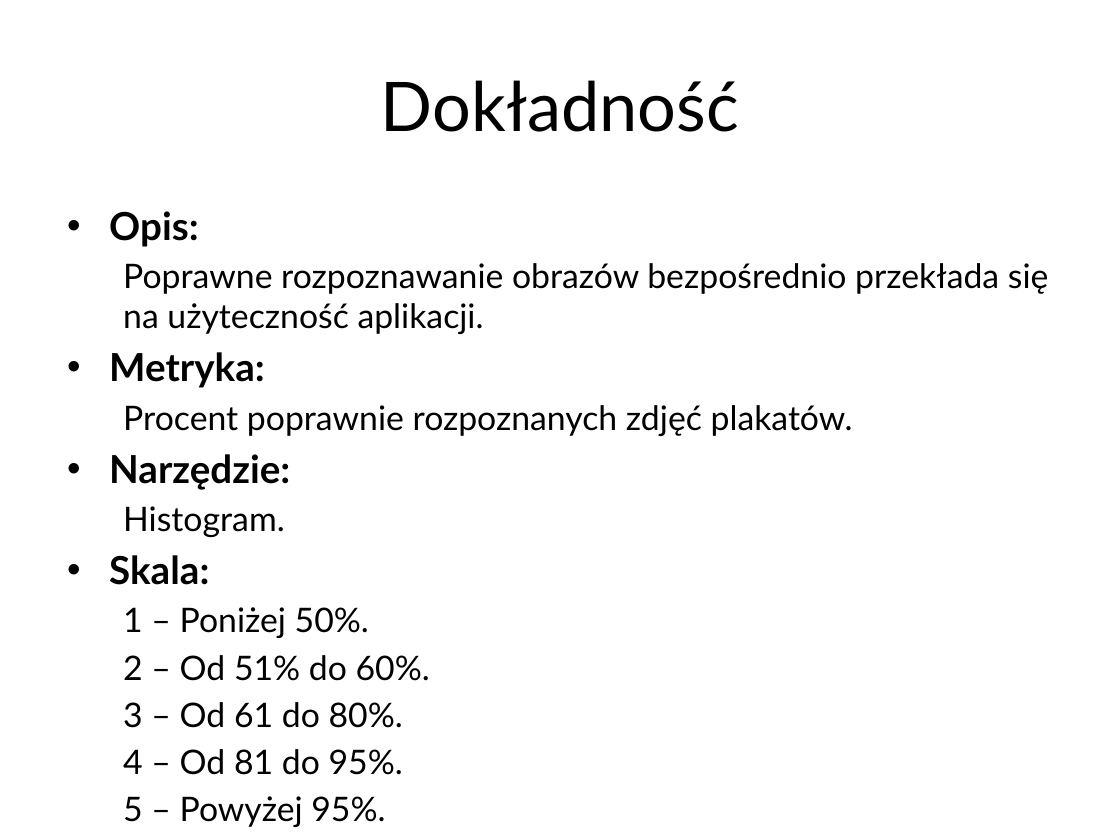
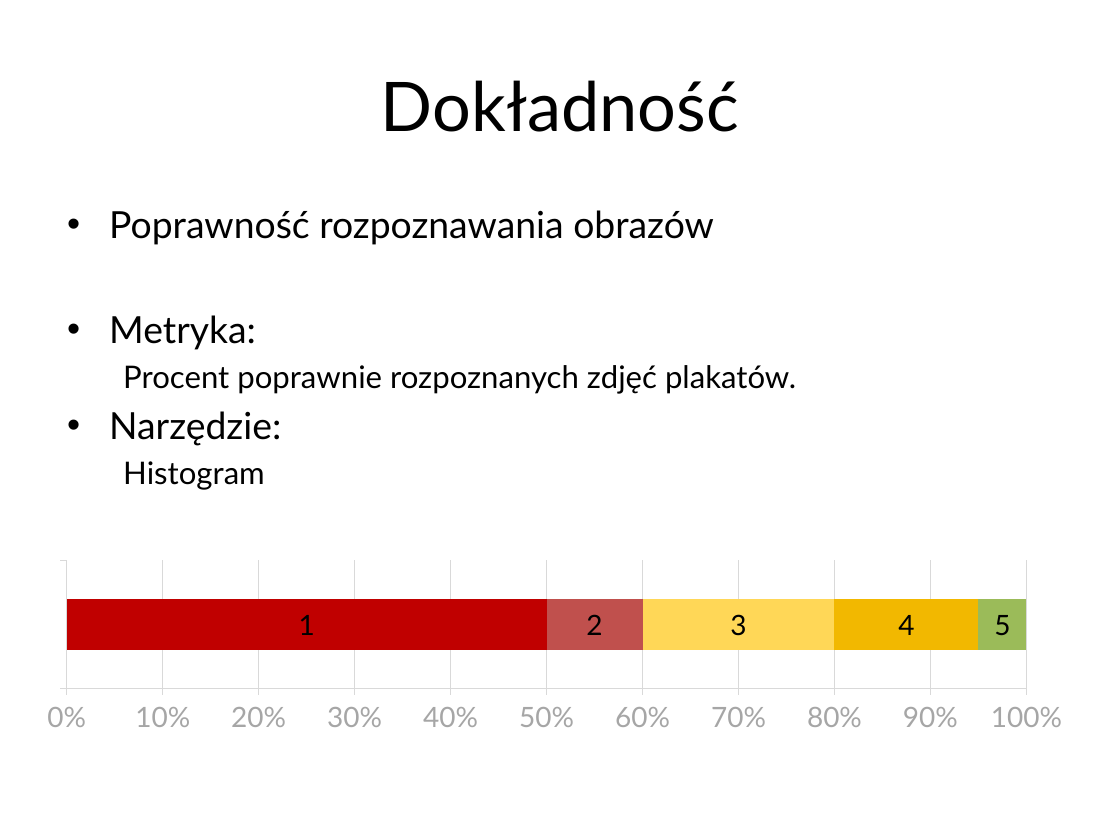
Before and after one commit to student-tomasz/ppit-prowadzenie-concerto, a slide deck: slide 59 of Obrona/Prezentacja.pptx. Drawn at 1120x840 pixels with LibreOffice and Linux fonts; fonts in the diff are those of the drawing; background and template pictures are left out. Boxes give left, top, right and bottom in pixels: in the first picture for what was removed or moved away, otherwise in the second. Text is boxed around its words. In the diff, an @@ line names an element or a change of style, - is before the commit and + after.

```diff
--- a/Obrona/Prezentacja.pptx
+++ b/Obrona/Prezentacja.pptx
@@ text at [109,210,714,245]: text changed; size 21.7 to 24 pt @@
-• Opis:
-  Poprawne rozpoznawanie obrazów bezpośrednio przekłada się na użyteczność aplikacji.
+• Poprawność rozpoznawania obrazów
@@ text at [109,315,796,446]: size 24.8 to 24 pt, bold off in "Metryka:", "Narzędzie:"; size 21.7 to 20 pt in "Procent poprawnie rozpoznanych zdjęć plakatów." @@
@@ text at [123,461,265,489]: text changed; size 21.7 to 20 pt @@
-  Histogram.
-• Skala:
-  1 – Poniżej 50%.
-  2 – Od 51% do 60%.
-  3 – Od 61 do 80%.
-  4 – Od 81 do 95%.
-  5 – Powyżej 95%.
+  Histogram
@@ bar stacked chart added at [31,508,1072,794] @@
+categories: 1
+1: 0.5
+2: 0.1
+3: 0.2
+4: 0.15
+5: 0.05
```
Also in this commit, not shown: 6 other slides changed.
